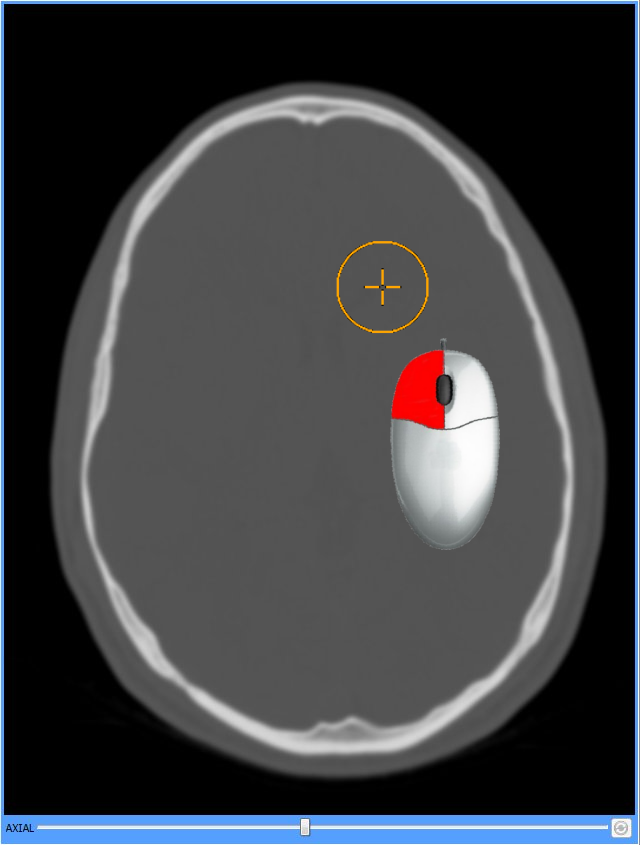
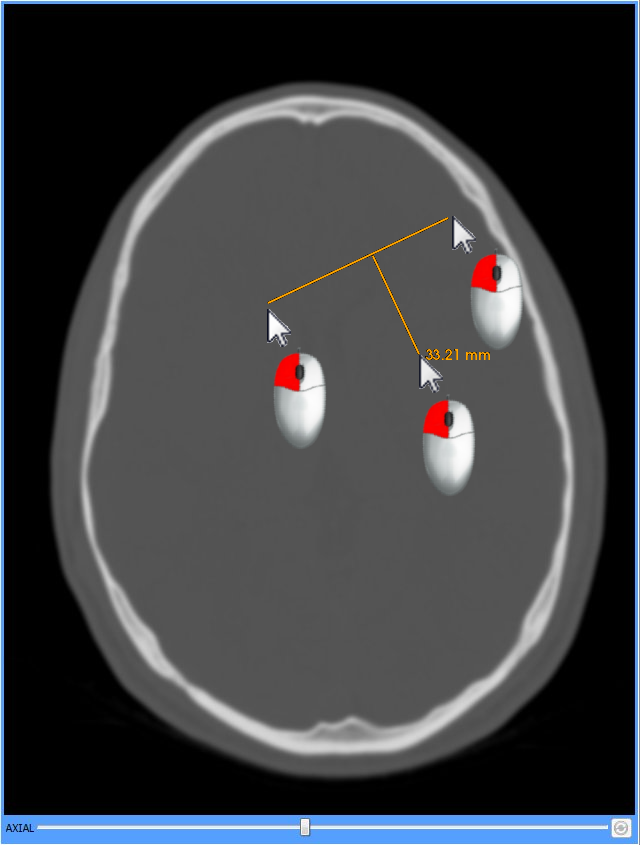
Layers edited between the first and the second 640px x 845px image:
added layer "mouse perpendicular" above "perpendicular distance" over [267, 216, 524, 497]
added layer "perpendicular distance" above "CIRCLE" over [267, 217, 490, 360]
hid "CIRCLE" over [336, 241, 429, 334]
hid "mouseLeft" over [390, 338, 500, 550]
